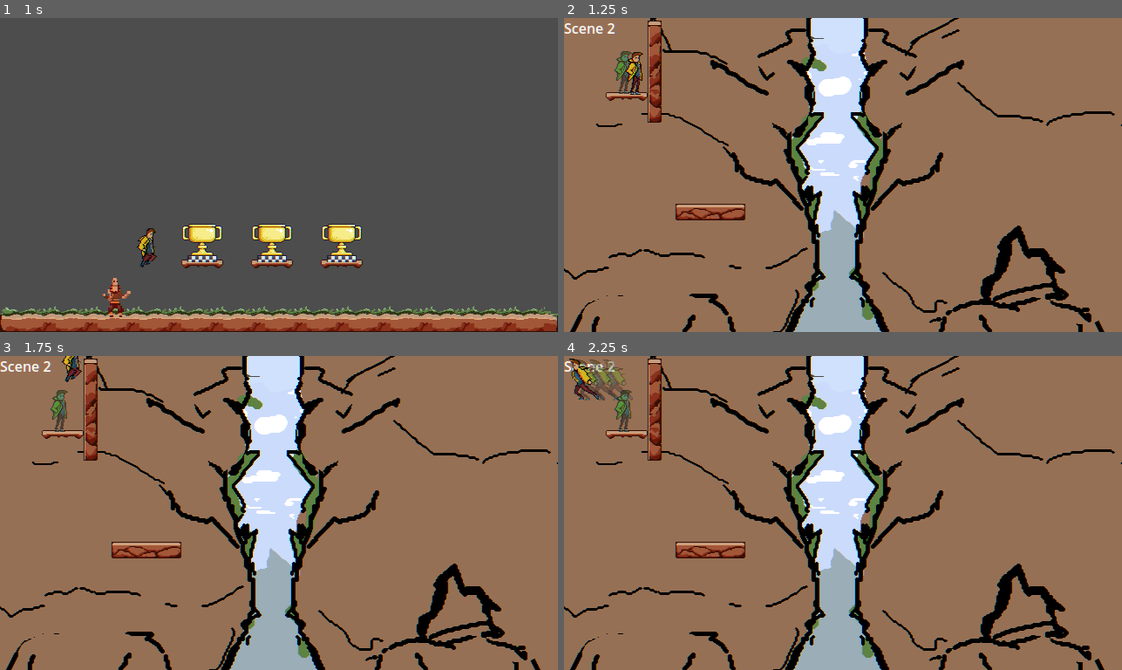
Above: before the commit, frames 1-4 (two rows, left to right).
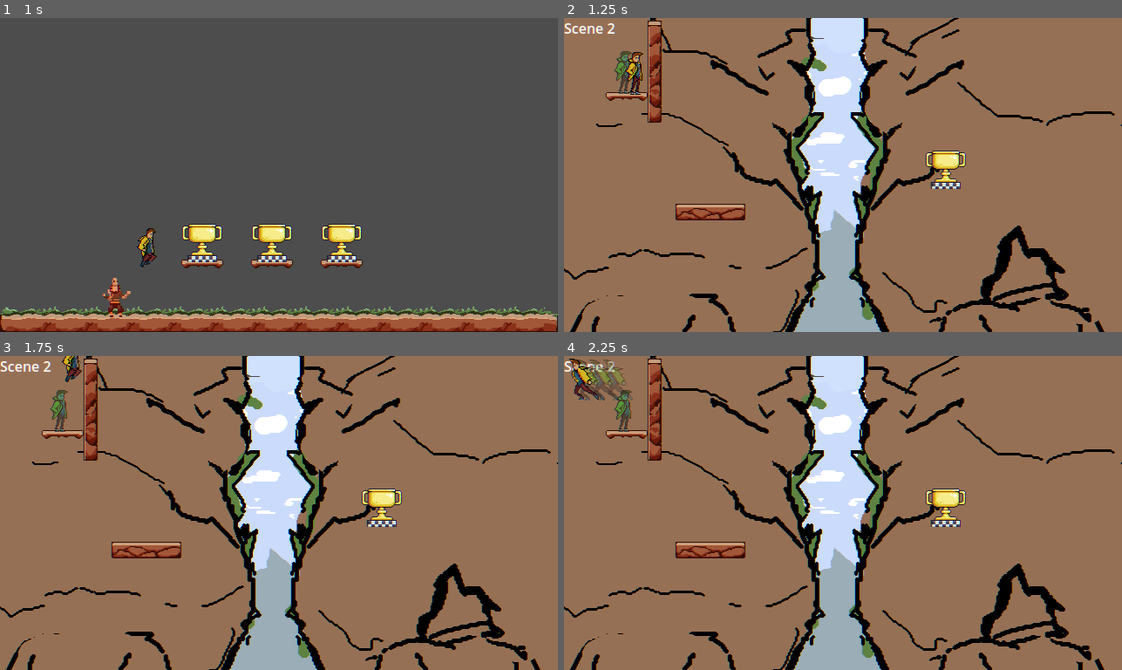
Above: after the commit, the same moments.

Repository: DeVelox/Niro
Game: Godot game, scene res://main.tscn
The game is run twice, just before and just after one commit, with the same random seed, the same clock (stepped at 60 frames per second) and the same inputs.
Inputs:
- Up to frame 1 (1 s): hold D (right) from 0.53 s (still down); tap Shift (dash) at 0.6 s; tap Space (jump) at 0.77 s
- Up to frame 2 (1.25 s): keep holding D (right)
- Up to frame 3 (1.75 s): keep holding D (right); tap F (interact) at 1.35 s; tap Space (jump) at 1.52 s
- Up to frame 4 (2.25 s): release D (right) at 2.03 s; hold A (left) from 2.03 s (still down); tap Shift (dash) at 2.1 s

Frame 1 is identical in both runs. In frame 2, 0.6% of the frame differs, in the area x 64-73%, y 42-55%; in frame 3, 0.6%; in frame 4, 0.6%.

Commit message:
Update legs2.tscn

Diff:
--- a/levels/tutorial/legs2.tscn
+++ b/levels/tutorial/legs2.tscn
@@ -1,8 +1,9 @@
-[gd_scene load_steps=4 format=3 uid="uid://c00n5ql2q70u5"]
+[gd_scene load_steps=5 format=3 uid="uid://c00n5ql2q70u5"]
 
 [ext_resource type="Script" path="res://scripts/level.gd" id="1_aaiao"]
 [ext_resource type="PackedScene" uid="uid://bb44qdp7l5m62" path="res://prefabs/level design/tilemap.tscn" id="3_gu4s5"]
 [ext_resource type="Texture2D" uid="uid://d2unvips8vk5y" path="res://assets/elliot/tutorialPlaceholder1.png" id="4_tylv4"]
+[ext_resource type="PackedScene" uid="uid://88mqupj5ekgp" path="res://prefabs/level design/level_switcher.tscn" id="4_wwubl"]
 
 [node name="Level" type="Node2D"]
 script = ExtResource("1_aaiao")
@@ -36,11 +37,14 @@
 [node name="Scene3" parent="." instance=ExtResource("3_gu4s5")]
 layer_1/tile_data = PackedInt32Array(-655352, 524290, 8, -589816, 524290, 9, -655351, 589826, 8, -589815, 589826, 9, -6 …(605 unchanged characters)…
 
+[node name="SceneSwitcher" parent="." instance=ExtResource("4_wwubl")]
+position = Vector2(438, 164)
+
 [connection signal="body_entered" from="Scene1/Fader" to="Scene1/Fader" method="_on_body_entered"]
-[connection signal="body_entered" from="Scene1/@Area2D@189108" to="Scene1/@Area2D@189108" method="_on_body_entered"]
-[connection signal="body_entered" from="Scene1/@Area2D@189109" to="Scene1/@Area2D@189109" method="_on_body_entered"]
+[connection signal="body_entered" from="Scene1/@Area2D@214065" to="Scene1/@Area2D@214065" method="_on_body_entered"]
+[connection signal="body_entered" from="Scene1/@Area2D@214066" to="Scene1/@Area2D@214066" method="_on_body_entered"]
 [connection signal="body_entered" from="Scene2/Fader" to="Scene2/Fader" method="_on_body_entered"]
-[connection signal="body_entered" from="Scene2/@Area2D@212466" to="Scene2/@Area2D@212466" method="_on_body_entered"]
-[connection signal="body_entered" from="Scene2/@Area2D@212467" to="Scene2/@Area2D@212467" method="_on_body_entered"]
-[connection signal="body_entered" from="Scene2/@Area2D@212468" to="Scene2/@Area2D@212468" method="_on_body_entered"]
-[connection signal="body_entered" from="Scene2/@Area2D@212469" to="Scene2/@Area2D@212469" method="_on_body_entered"]
+[connection signal="body_entered" from="Scene2/@Area2D@214067" to="Scene2/@Area2D@214067" method="_on_body_entered"]
+[connection signal="body_entered" from="Scene2/@Area2D@214068" to="Scene2/@Area2D@214068" method="_on_body_entered"]
+[connection signal="body_entered" from="Scene2/@Area2D@214069" to="Scene2/@Area2D@214069" method="_on_body_entered"]
+[connection signal="body_entered" from="Scene2/@Area2D@214070" to="Scene2/@Area2D@214070" method="_on_body_entered"]
